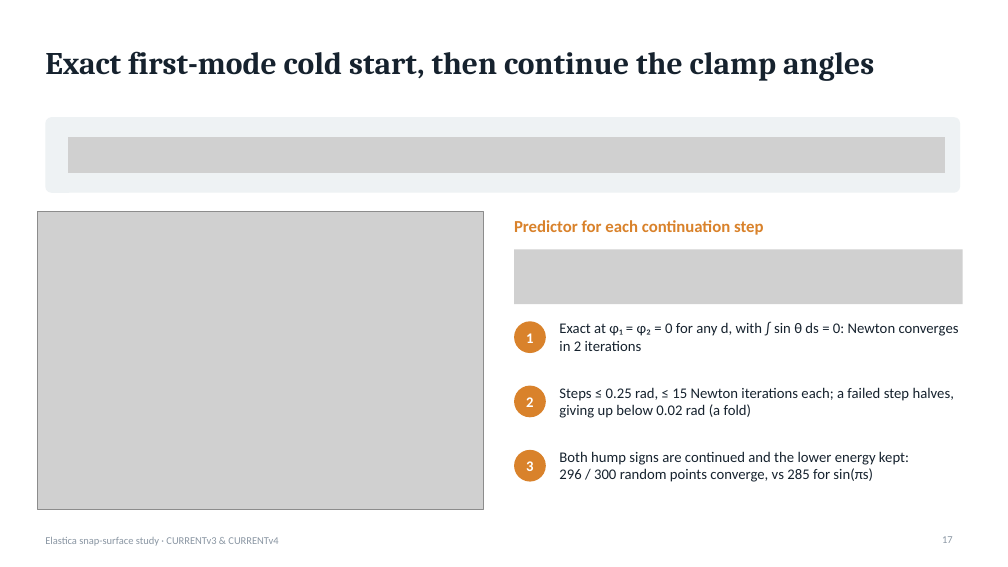
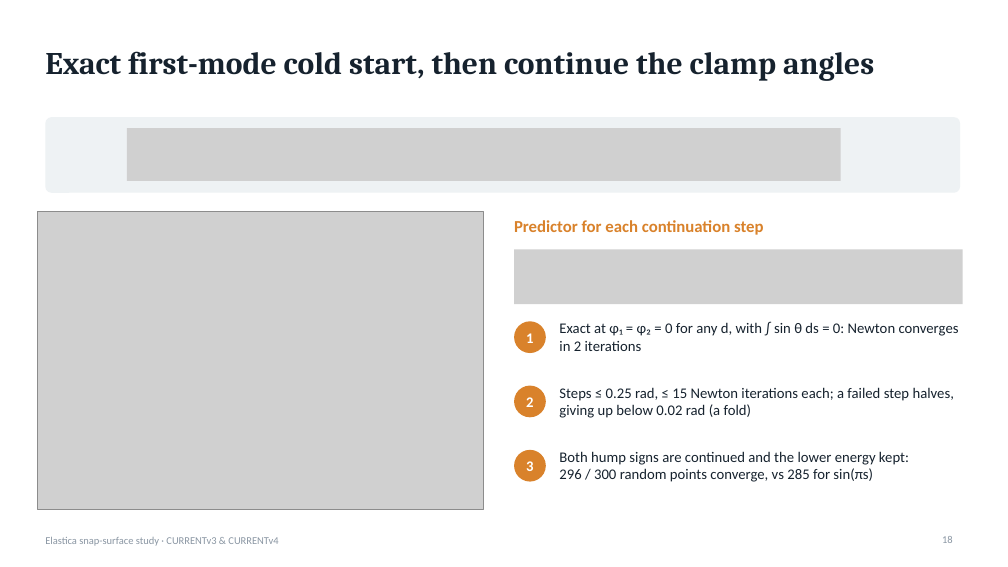
Before and after one commit to grraxx/elastica, a slide deck: slide 18 of presentation/elastica_snap_surface.pptx (slide 17 before the commit). Drawn at 1008x567 pixels with LibreOffice and Linux fonts; fonts in the diff are those of the drawing; grey boxes stand for pictures. Boxes give left, top, right and bottom in pixels: in the first picture for what was removed or moved away, otherwise in the second. Text is boxed around its words. In the diff, an @@ line names an element or a change of style, - is before the commit and + after.

```diff
--- a/presentation/elastica_snap_surface.pptx
+++ b/presentation/elastica_snap_surface.pptx
@@ picture: place and size @@
-picture at [68,137,945,173]
+picture at [127,128,841,181]
@@ page number at [942,536,953,543]: text changed @@
-17
+18
```
Also in this commit, not shown: 1 slide added.
